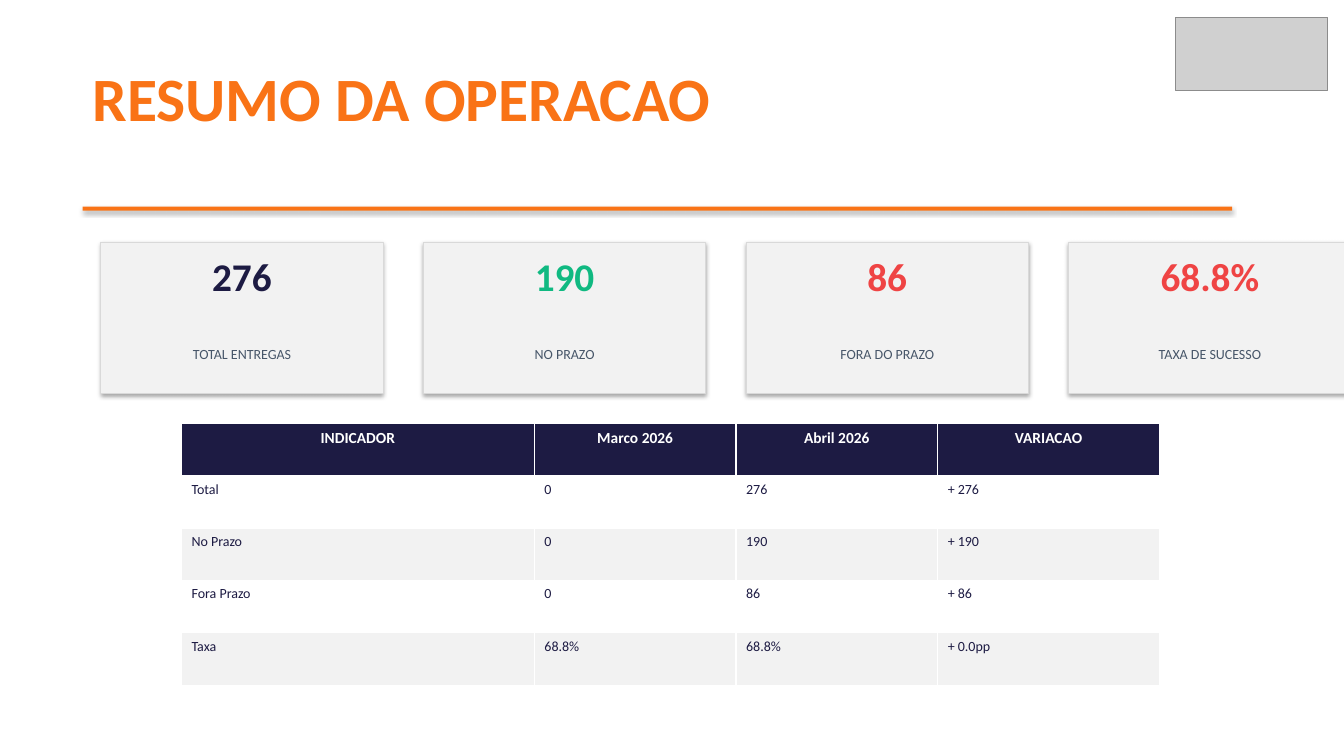
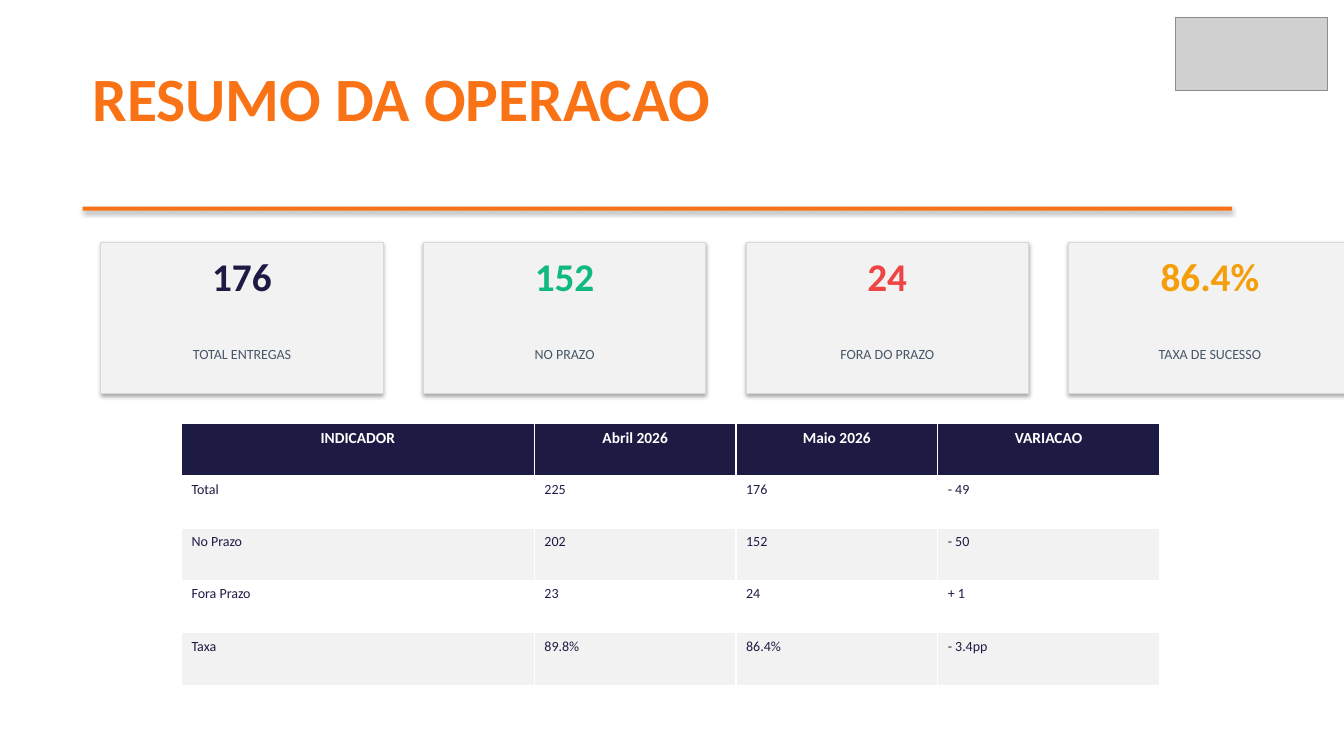
Before and after one commit to brendaelicia-sketch/PortoEX, a slide deck: slide 2 of SKO_COMERCIO_IMPORTACAO_E_EXP.pptx. Drawn at 1344x756 pixels with LibreOffice and Linux fonts; fonts in the diff are those of the drawing; grey boxes stand for pictures. Boxes give left, top, right and bottom in pixels: in the first picture for what was removed or moved away, otherwise in the second. Text is boxed around its words. In the diff, an @@ line names an element or a change of style, - is before the commit and + after.

```diff
--- a/SKO_COMERCIO_IMPORTACAO_E_EXP.pptx
+++ b/SKO_COMERCIO_IMPORTACAO_E_EXP.pptx
@@ text at (212,264,271,292): text changed @@
-276
+176
@@ text at (535,265,594,292): text changed @@
-190
+152
@@ text at (867,265,907,291): text changed @@
-86
+24
@@ text at (1161,264,1260,292): text changed; text colour #EF4444 to #F59E0B @@
-68.8%
+86.4%
@@ table at (181,423,1159,686) @@
-row 1, column 2: Marco 2026
+row 1, column 2: Abril 2026
-row 1, column 3: Abril 2026
+row 1, column 3: Maio 2026
-row 2: Total | 0 | 276 | + 276
+row 2: Total | 225 | 176 | - 49
-row 3: No Prazo | 0 | 190 | + 190
+row 3: No Prazo | 202 | 152 | - 50
-row 4: Fora Prazo | 0 | 86 | + 86
+row 4: Fora Prazo | 23 | 24 | + 1
-row 5: Taxa | 68.8% | 68.8% | + 0.0pp
+row 5: Taxa | 89.8% | 86.4% | - 3.4pp
```
Also in this commit, not shown: 5 other slides changed, 25 other files.
